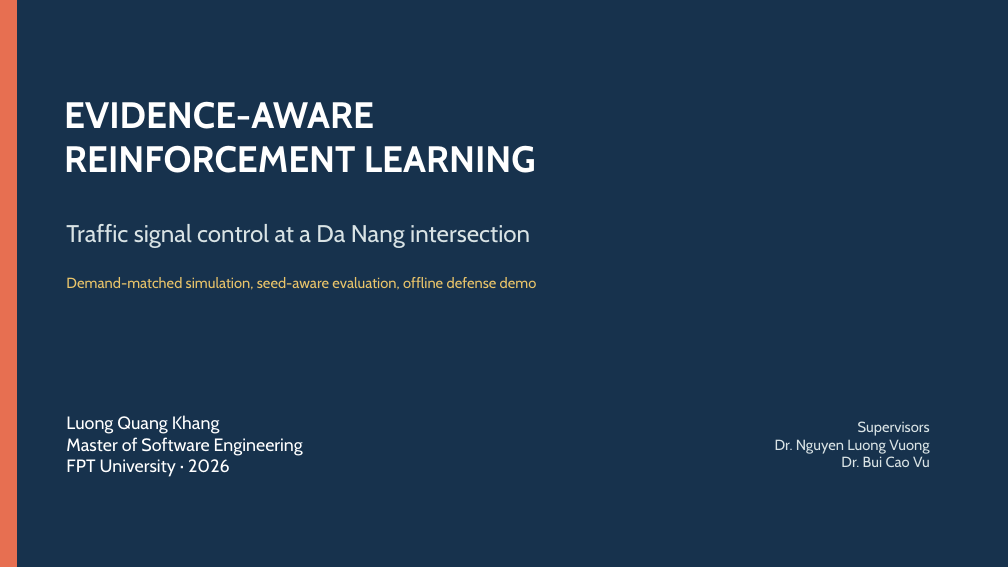
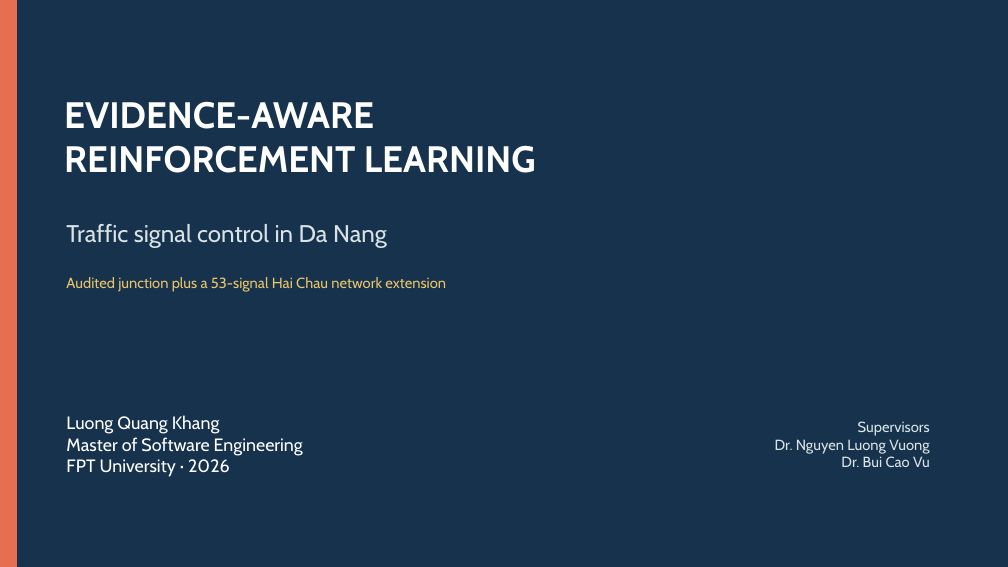
Before and after one commit to khanglqse/Thesis, a slide deck: slide 1 of presentation/thesis_defense_danang.pptx. Drawn at 1008x567 pixels with LibreOffice and Linux fonts; fonts in the diff are those of the drawing. Boxes give left, top, right and bottom in pixels: in the first picture for what was removed or moved away, otherwise in the second. Text is boxed around its words. In the diff, an @@ line names an element or a change of style, - is before the commit and + after.

Commit message:
Align thesis and defense with bounded network evidence

```diff
--- a/presentation/thesis_defense_danang.pptx
+++ b/presentation/thesis_defense_danang.pptx
@@ text at <box>66,224,387,248</box>: text changed @@
-Traffic signal control at a Da Nang intersection
+Traffic signal control in Da Nang
@@ text at <box>66,277,446,292</box>: text changed @@
-Demand-matched simulation, seed-aware evaluation, offline defense demo
+Audited junction plus a 53-signal Hai Chau network extension
```
Also in this commit, not shown: 10 other slides changed, 6 other files.
